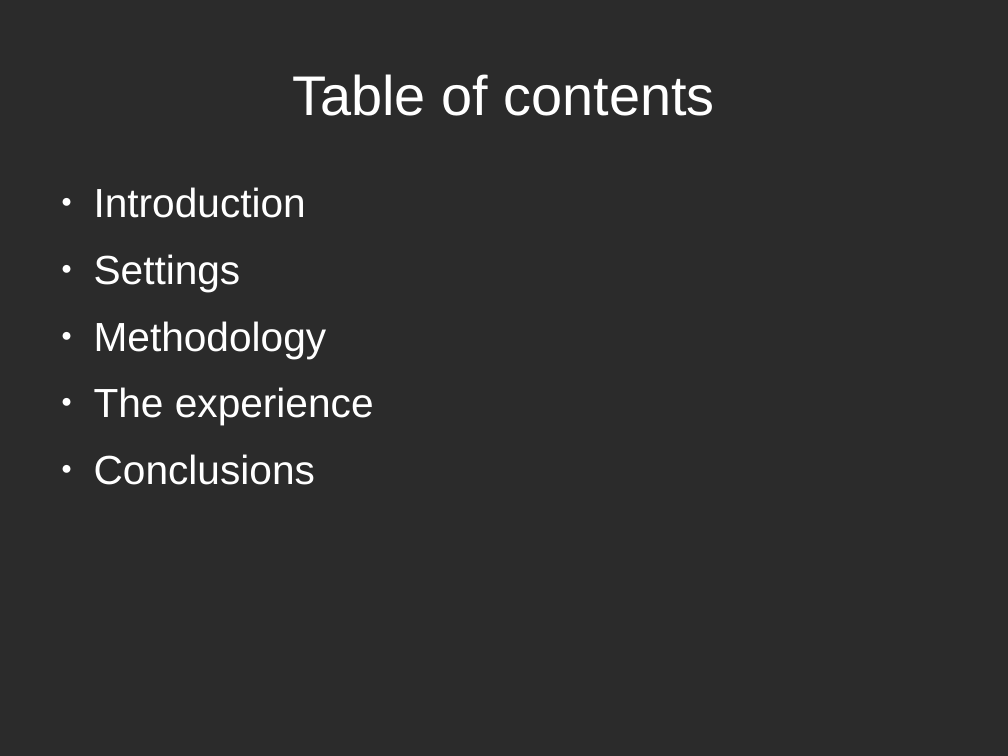
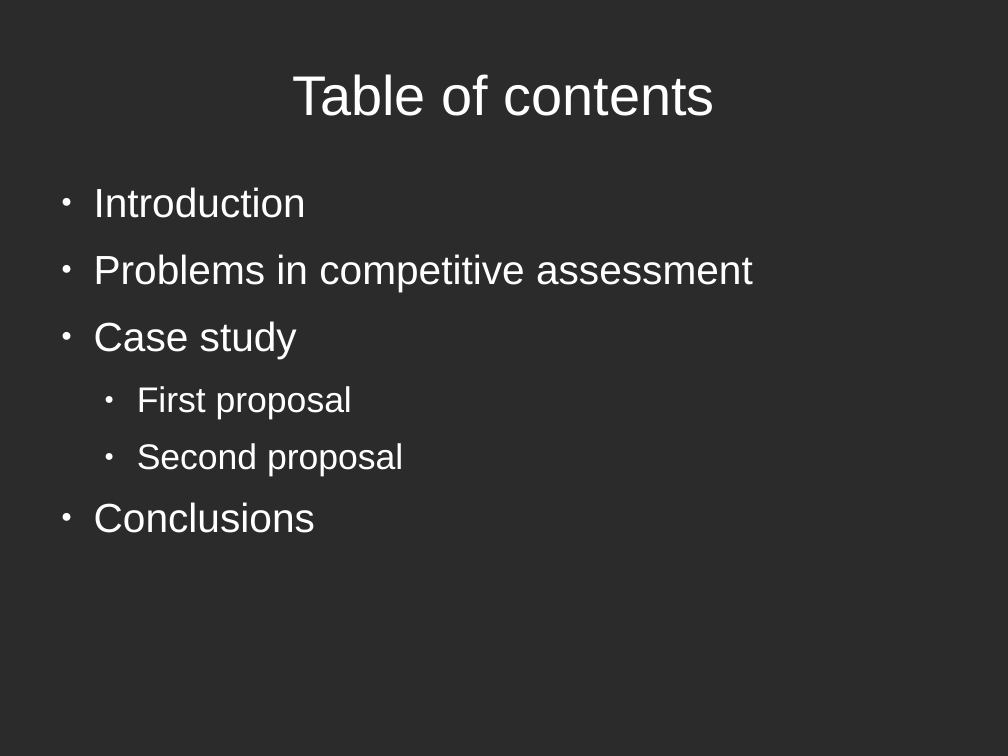
Before and after one commit to rompehielos013013013/gsiege, a slide deck: slide 2 of presentacion/Brunel2014/assessingCompetitions.odp. Drawn at 1008x756 pixels with LibreOffice and Linux fonts; fonts in the diff are those of the drawing; background and template pictures are left out; a plain dark background stands for a picture behind light text. Boxes give left, top, right and bottom in pixels: in the first picture for what was removed or moved away, otherwise in the second. Text is boxed around its words. In the diff, an @@ line names an element or a change of style, - is before the commit and + after.

Commit message:
First proposal lista

```diff
--- a/presentacion/Brunel2014/assessingCompetitions.odp
+++ b/presentacion/Brunel2014/assessingCompetitions.odp
@@ text at (x1=94, y1=254, x2=753, y2=477): text changed @@
-● Settings
-● Methodology
-● The experience
+● Problems in competitive assessment
+● Case study
+  ● First proposal
+  ● Second proposal
```
Also in this commit, not shown: 11 other slides changed, 2 slides added, 6 slides removed.
